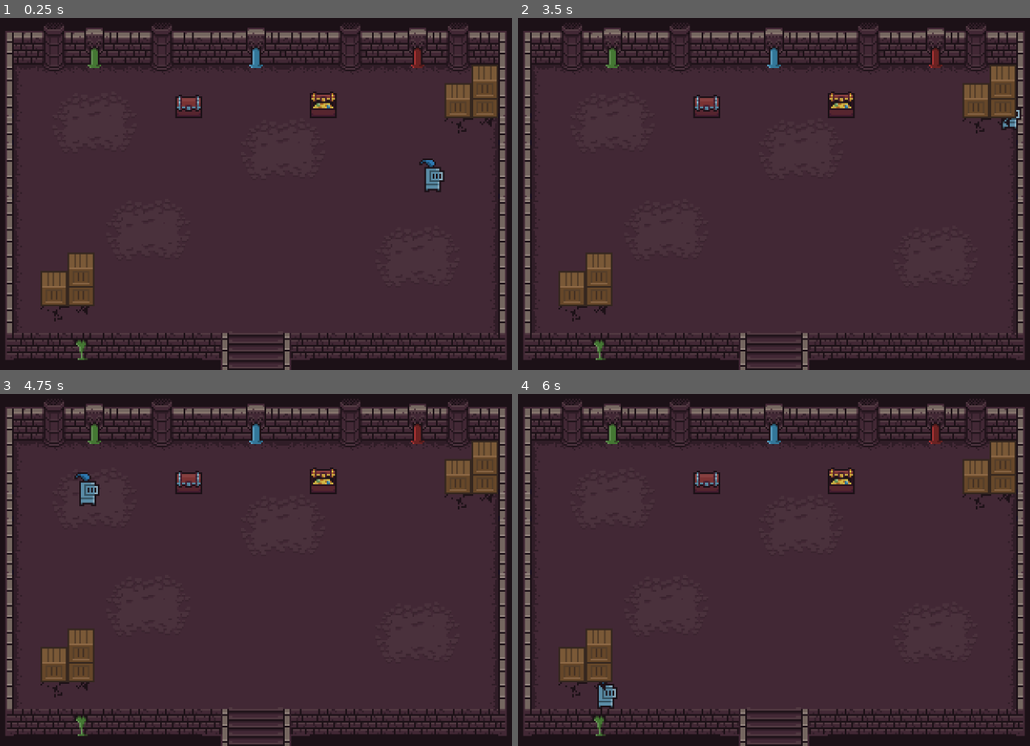
Above: before the commit, frames 1-4 (two rows, left to right).
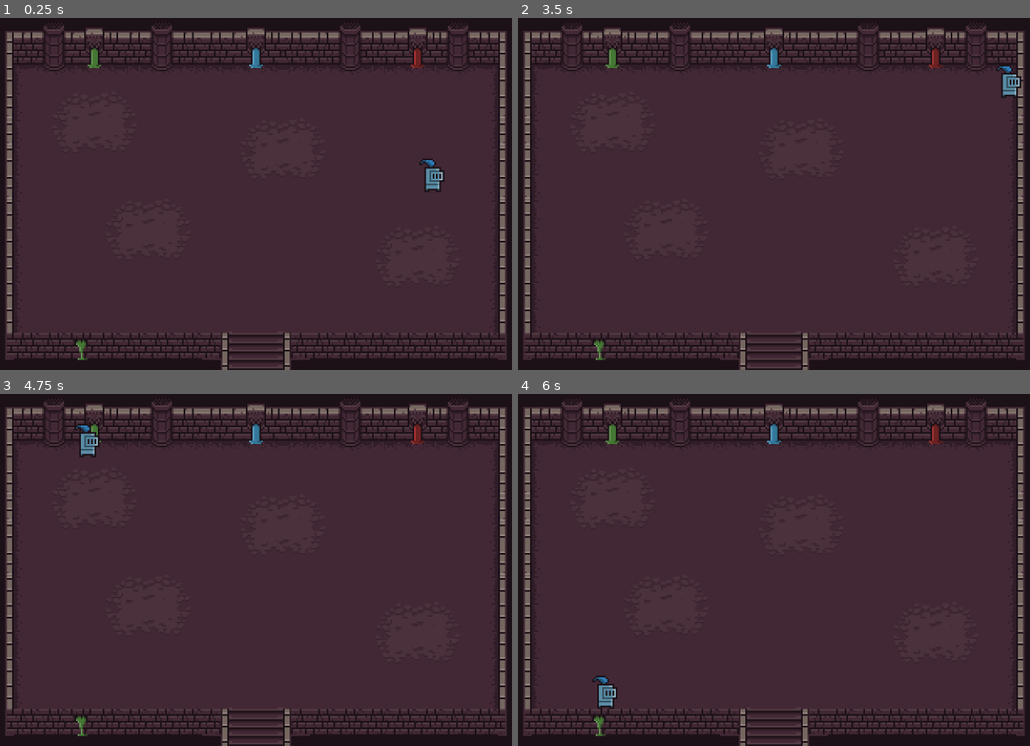
Above: after the commit, the same moments.

Repository: jovialen/dungeon-game
Game: Godot game, scene res://Scenes/Main.tscn
Two runs of this game, one before a commit and one after it. Both use one fixed random seed, a clock stepped at 60 frames per second and the inputs below.
Inputs:
- Up to frame 1 (0.25 s): no input
- Up to frame 2 (3.5 s): tap Enter at 0.5, 2 s; hold D (move_right) 0.53-1.28 s; tap Space at 1.25, 2.75 s; hold S (move_down) 1.28-2.03 s; hold D (move_right) 2.03-2.78 s; hold W (move_up) from 2.78 s (still down)
- Up to frame 3 (4.75 s): release W (move_up) at 3.53 s; hold A (move_left) from 3.53 s (still down)
- Up to frame 4 (6 s): release A (move_left) at 5.03 s; hold S (move_down) 5.03-5.78 s; hold D (move_right) from 5.78 s (still down)

The runs differ from the first frame. In frame 1, 2.3% of the frame differs, in the area x 7-97%, y 13-87%; in frame 2, 2.5%; in frame 3, 2.8%, in the area x 7-97%, y 8-87%; in frame 4, 2.3%.

Commit message:
feat: add health component

Diff:
--- a/Scenes/Characters/Player.tscn
+++ b/Scenes/Characters/Player.tscn
@@ -1,7 +1,8 @@
-[gd_scene load_steps=4 format=3 uid="uid://bhig2uvs8teqq"]
+[gd_scene load_steps=5 format=3 uid="uid://bhig2uvs8teqq"]
 
-[ext_resource type="Script" path="res://Scripts/Player/Movement.gd" id="1_f7ce8"]
+[ext_resource type="Script" path="res://Scripts/Characters/Player/Movement.gd" id="1_f7ce8"]
 [ext_resource type="Texture2D" uid="uid://dj1pxogigjwmx" path="res://Assets/0x72_16x16DungeonTileset.v5/items/npc_knight_blue.png" id="2_o7uwv"]
+[ext_resource type="Script" path="res://Scripts/Characters/Health.gd" id="3_ox42a"]
 
 [sub_resource type="RectangleShape2D" id="RectangleShape2D_c1p15"]
 size = Vector2(8, 7)
@@ -15,3 +16,7 @@
 [node name="CollisionShape2D" type="CollisionShape2D" parent="."]
 position = Vector2(0, 6.5)
 shape = SubResource("RectangleShape2D_c1p15")
+
+[node name="Health" type="Node" parent="."]
+editor_description = "Health of a node"
+script = ExtResource("3_ox42a")
--- a/Scenes/Main.tscn
+++ b/Scenes/Main.tscn
@@ -9,10 +9,8 @@
 tile_set = ExtResource("1_h5yh5")
 format = 2
 layer_0/name = "Room"
+layer_0/y_sort_enabled = true
 layer_0/tile_data = PackedInt32Array(-262153, 1114112, 1, -262152, 393216, 4, -262151, 655360, 5, -262150, 720896, 5, - …(5163 unchanged characters)…
-layer_1/name = "Decoration"
-layer_1/z_index = 1
-layer_1/tile_data = PackedInt32Array(262136, 327680, 6, 327672, 327680, 7, 262137, 393216, 6, 327673, 393216, 7, -262137, 327680, 6, -196601, 327680, 7, -262136, 393216, 6, -196600, 393216, 7, 393208, 524288, 8, 393209, 589824, 8, -131065, 524288, 8, -131064, 589824, 8, 589823, 524288, 7, 655359, 524288, 8, 524288, 589824, 7, 589824, 589824, 8, -131075, 917504, 11, -196606, 983040, 13)
 
 [node name="Camera2D" type="Camera2D" parent="."]
 scale = Vector2(1.22913, 1.45798)
--- /dev/null
+++ b/Scripts/Characters/Health.gd
@@ -0,0 +1,42 @@
+extends Node
+class_name Health
+
+
+signal health_changed(health)
+signal died
+
+
+@export var max_health := 10
+
+@onready var current_health := max_health : set = _set_health
+var has_died := false
+
+
+func damage(points: int):
+	current_health -= points
+
+
+func heal(points: int):
+	has_died = false
+	current_health += points
+
+
+func is_damaged():
+	return current_health < max_health
+
+
+func _set_health(value):
+	var prev_health = current_health
+	current_health = clamp(value, 0, max_health)
+
+	emit_signal("health_changed", {
+		"current": current_health,
+		"previous": prev_health,
+		"max": max_health,
+		"is_heal": current_health > prev_health,
+		"percent": current_health / max_health,
+	})
+
+	if current_health == 0 and not has_died:
+		has_died = true
+		emit_signal("died")
Renamed: Scripts/Player/Movement.gd -> Scripts/Characters/Player/Movement.gd
